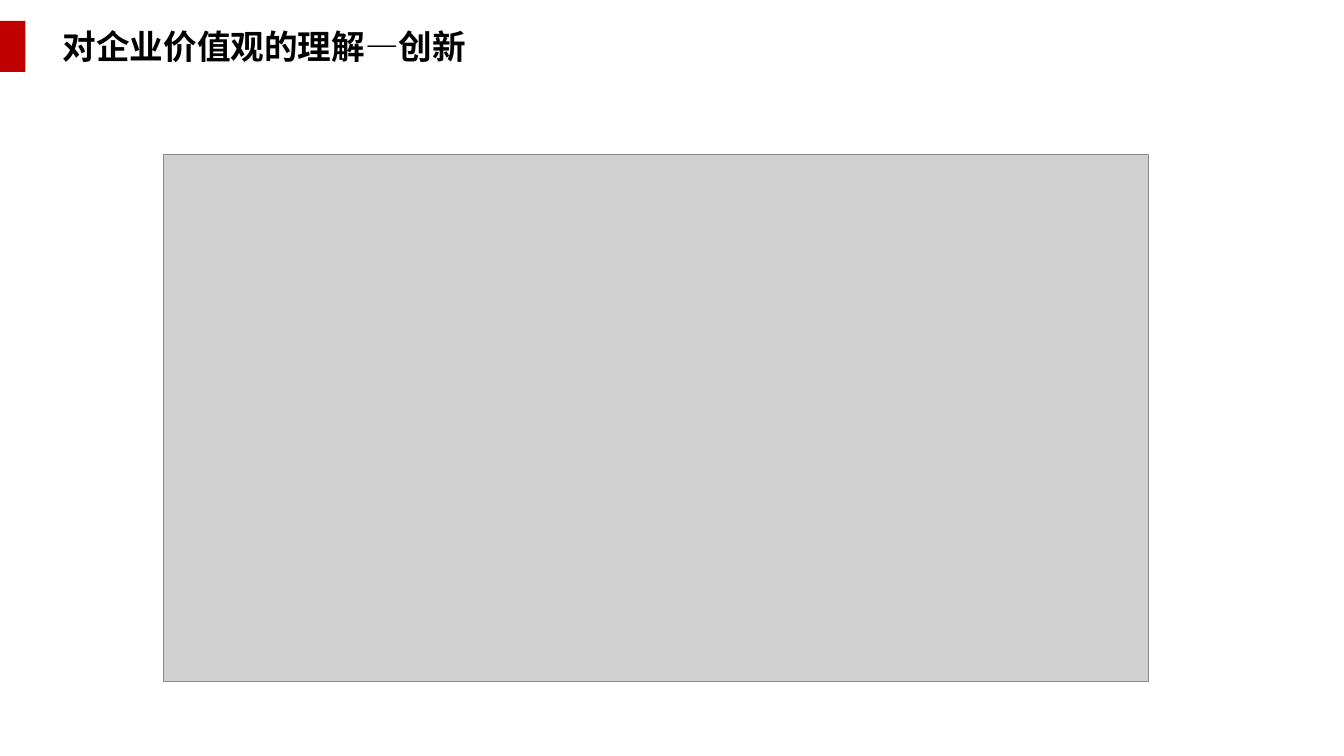
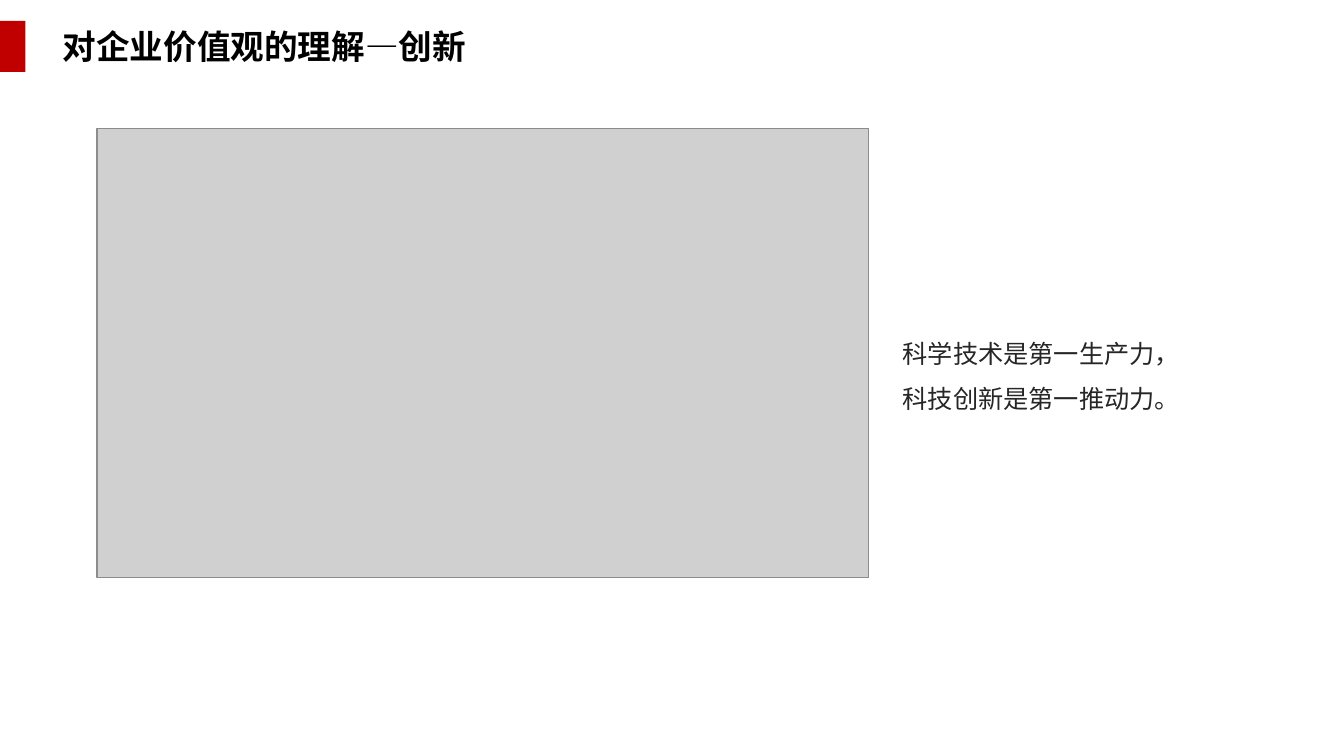
Before and after one commit to WakingFox/myself, a slide deck: slide 21 of 转正述职/王贵成转正述职报告.pptx. Drawn at 1344x756 pixels with LibreOffice and Linux fonts; fonts in the diff are those of the drawing; grey boxes stand for pictures; background and template pictures are left out. Boxes give left, top, right and bottom in pixels: in the first picture for what was removed or moved away, otherwise in the second. Text is boxed around its words. In the diff, an @@ line names an element or a change of style, - is before the commit and + after.

```diff
--- a/转正述职/王贵成转正述职报告.pptx
+++ b/转正述职/王贵成转正述职报告.pptx
@@ picture: place and size @@
-picture at box(163, 154, 1149, 682)
+picture at box(97, 128, 869, 578)
@@ text added at box(903, 341, 1180, 410), 18 pt, text #262626 @@
+科学技术是第一生产力，科技创新是第一推动力。
```
Also in this commit, not shown: 15 other slides changed, 2 slides added.
